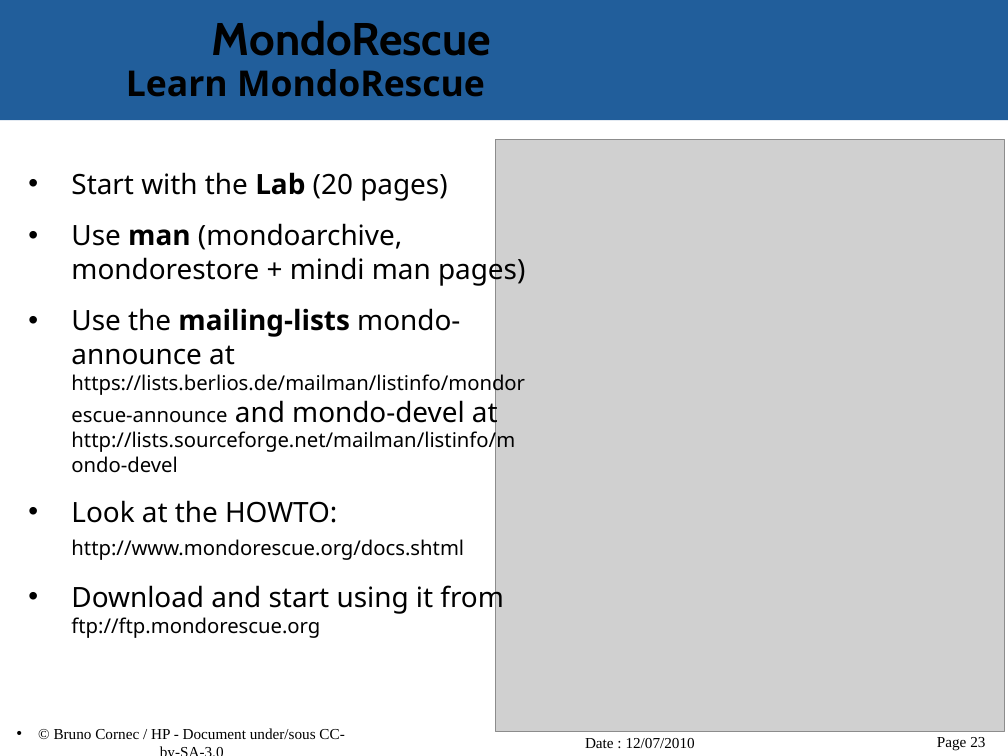
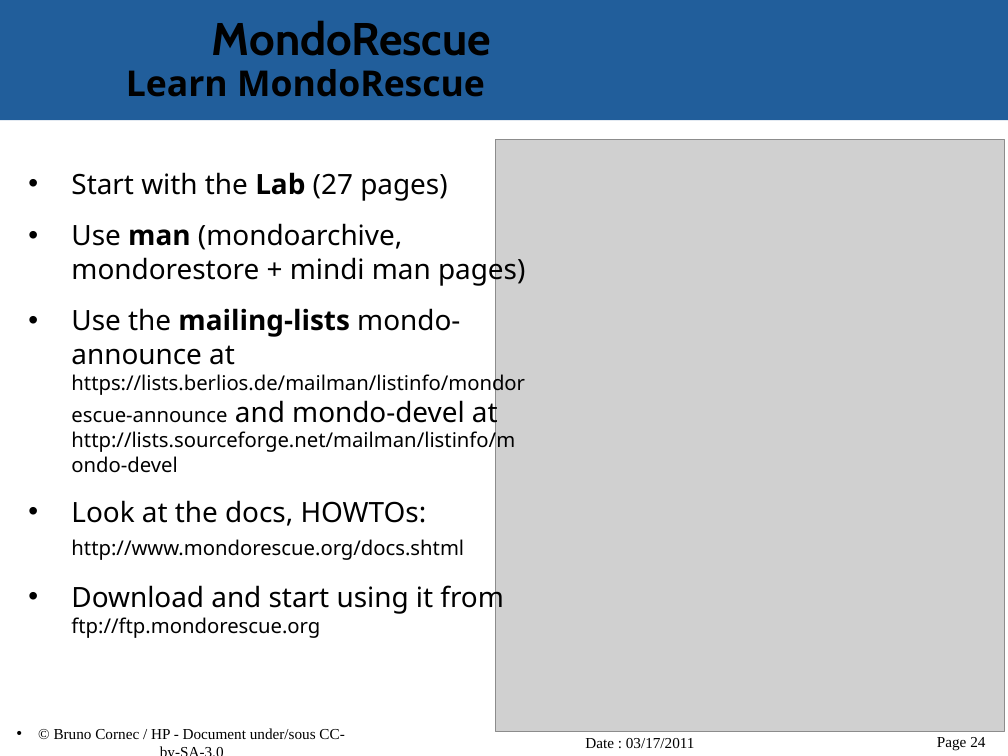
Before and after one commit to vir/mondo-rescue, a slide deck: slide 24 of mondo-doc/mondo-presentation.odp (slide 23 before the commit). Drawn at 1008x756 pixels with LibreOffice and Linux fonts; fonts in the diff are those of the drawing; grey boxes stand for pictures; background and template pictures are left out. Boxes give left, top, right and bottom in pixels: in the first picture for what was removed or moved away, otherwise in the second. Text is boxed around its words. In the diff, an @@ line names an element or a change of style, - is before the commit and + after.

Commit message:
- Updated mondo presentation for TES11

```diff
--- a/mondo-doc/mondo-presentation.odp
+++ b/mondo-doc/mondo-presentation.odp
@@ text at (71, 172, 447, 201): text changed @@
-• Start with the Lab (20 pages)
+• Start with the Lab (27 pages)
@@ text at (71, 500, 464, 560): text changed @@
-• Look at the HOWTO: http://www.mondorescue.org/docs.shtml
+• Look at the docs, HOWTOs: http://www.mondorescue.org/docs.shtml
@@ text at (585, 738, 695, 748): text changed @@
-Date : 12/07/2010
+Date : 03/17/2011
@@ page number at (937, 737, 985, 751): text changed @@
-Page 23
+Page 24
```
Also in this commit, not shown: 24 other slides changed, 1 slide added.
